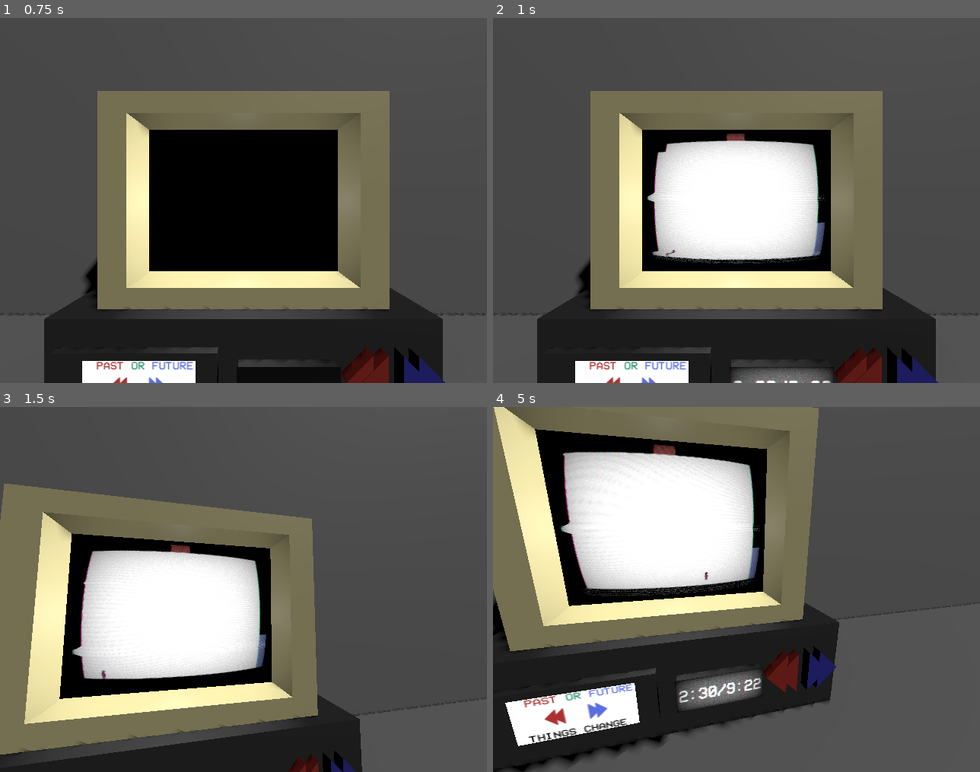
Above: before the commit, frames 1-4 (two rows, left to right).
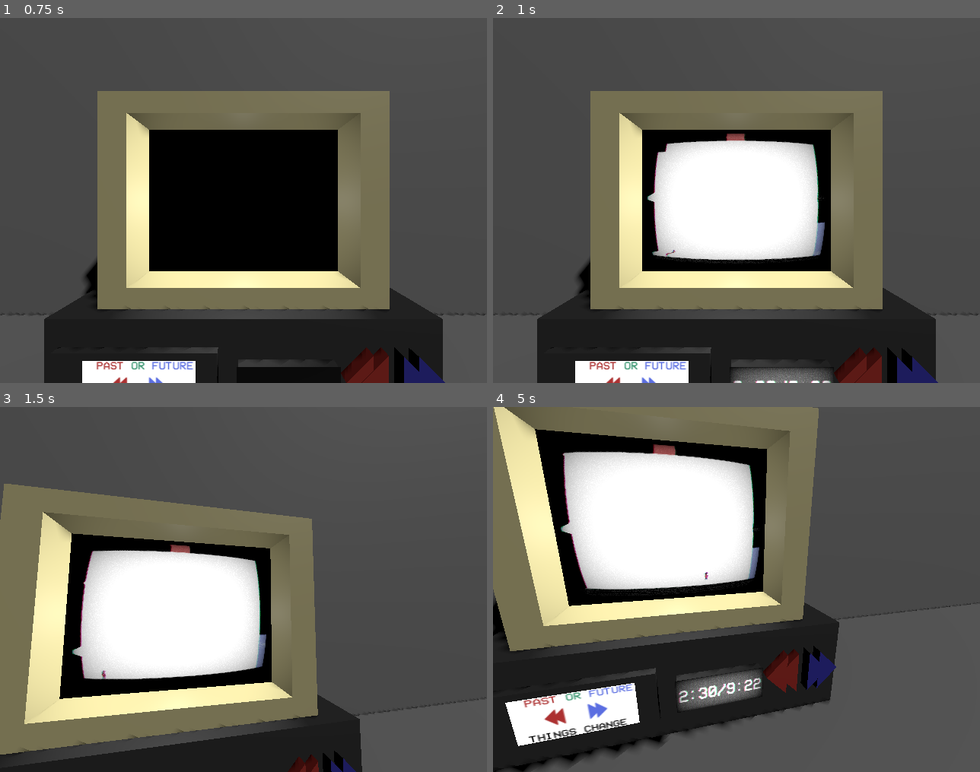
Above: after the commit, the same moments.

Repository: OwOmay/hc-haven
Game: Godot game, scene res://scenes/menu/splash.tscn
Same seed, same stepped clock (60 frames per second), same inputs: the game is played once before the commit and once after it. Video files are missing from this copy of the repository; at most half a second of black plays in their place. Sound files missing from this copy of the repository are replaced by a short silence.
Inputs (mouse positions are in pixels of both pictures, inside the frame that each line leads up to):
- Up to frame 1 (0.75 s): click "Play >" at 0.5 s
- Up to frame 2 (1 s): no input
- Up to frame 3 (1.5 s): tap Enter at 1.25 s; move the mouse to (350, 571) at 1.27 s; hold D (move_right) from 1.28 s (still down); hold Enter from 1.28 s (still down); click (350, 571) at 1.42 s
- Up to frame 4 (5 s): tap W (jump) at 1.52, 2.27, 3.77, 4.52 s; move the mouse to (639, 607) at 2.02 s; release D (move_right) at 2.03 s; release Enter at 2.03 s; hold A (move_left) 2.03-2.78 s; tap Ctrl at 2.1 s; move the mouse to (785, 509) at 2.77 s; hold Shift 2.78-3.53 s; hold D (move_right) 2.78-4.28 s; move the mouse to (712, 662) at 3.52 s; tap Enter at 3.6 s; click (712, 662) at 3.67 s; move the mouse to (882, 644) at 4.27 s; hold A (move_left) from 4.28 s (still down); hold Ctrl from 4.28 s (still down)

Frame 1 is identical in both runs. In frame 2, 0.5% of the frame differs, in the area x 31-68%, y 31-68%; in frame 3, 0.4%; in frame 4, 0.6%, in the area x 14-55%, y 10-52%.

Commit message:
make a problem never appear

Diff:
--- a/scenes/game/game_view.tscn
+++ b/scenes/game/game_view.tscn
@@ -42,9 +42,9 @@
 [sub_resource type="ShaderMaterial" id="ShaderMaterial_stlee"]
 shader = ExtResource("3_mou6v")
 shader_parameter/overlay = true
-shader_parameter/scanlines_opacity = 0.0530000025175
-shader_parameter/scanlines_width = 0.0930000044175
-shader_parameter/grille_opacity = 0.322000015295
+shader_parameter/scanlines_opacity = 0.0
+shader_parameter/scanlines_width = 0.0
+shader_parameter/grille_opacity = 0.0
 shader_parameter/resolution = Vector2(320, 240)
 shader_parameter/pixelate = true
 shader_parameter/roll = true
Not shown, changed: export_presets.cfg
